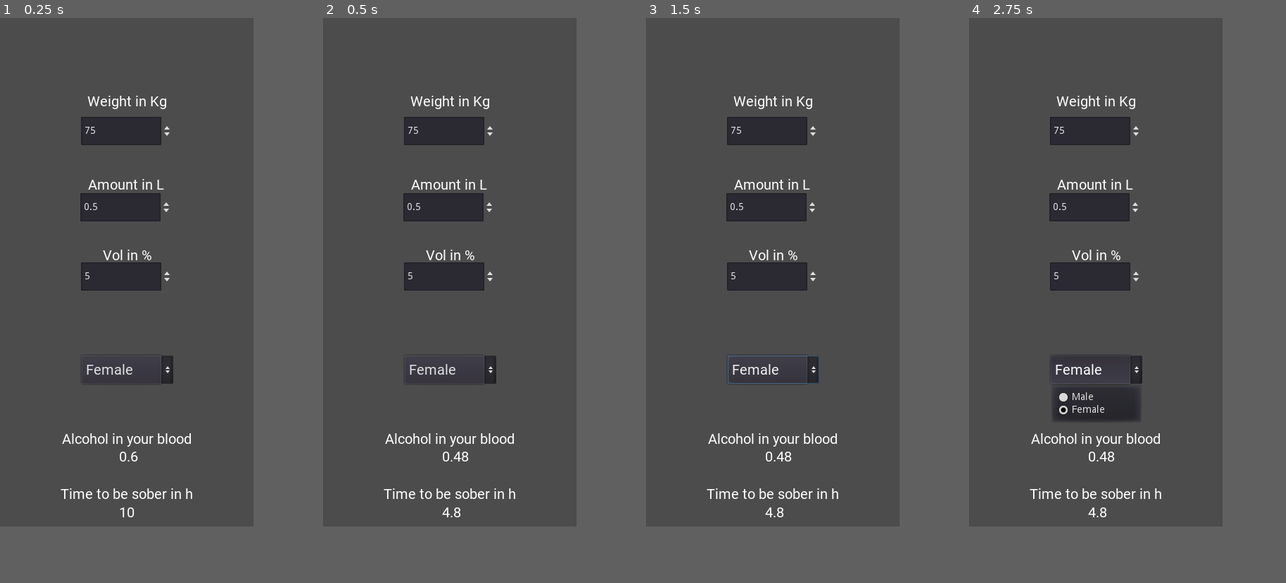
Above: before the commit, frames 1-4 (left to right).
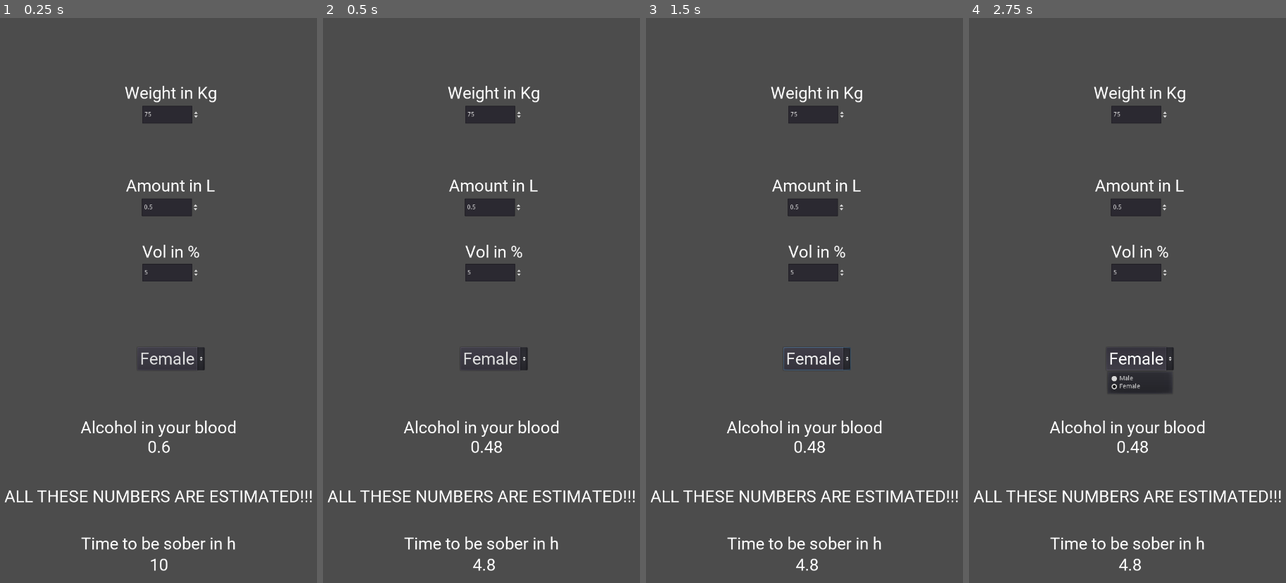
Above: after the commit, the same moments.

Repository: Sajeg/AlCalulator
Game: Godot game, scene res://Main.tscn
Two runs of this game, one before a commit and one after it. Both use one fixed random seed, a clock stepped at 60 frames per second and the inputs below.
Inputs:
- Up to frame 1 (0.25 s): no input
- Up to frame 2 (0.5 s): no input
- Up to frame 3 (1.5 s): click "Female" at 0.5 s; click "Female" at 1.25 s
- Up to frame 4 (2.75 s): click "Female" at 2 s
In our replay, the window is 360x720 before the commit and 450x800 after it. These sizes can differ from the game's own. Grey fills any space a smaller window leaves; there, only what the larger window draws over its background counts as a difference.

The runs differ from the first frame. In frame 1, 8.1% of the frame differs, in the area x 1-99%, y 12-98%; in frame 2, 8.1%; in frame 3, 8.2%; in frame 4, 10%.

Commit message:
fixed UI

Diff:
--- a/Main.tscn
+++ b/Main.tscn
@@ -13,9 +13,9 @@
 anchor_top = 0.5
 anchor_right = 0.5
 anchor_bottom = 0.5
-margin_left = -134.0
-margin_top = -254.0
-margin_right = 135.0
+margin_left = -212.0
+margin_top = -493.0
+margin_right = 269.0
 margin_bottom = 158.0
 
 [node name="Weight" type="Control" parent="Buttons"]
@@ -23,14 +23,14 @@
 anchor_right = 0.5
 margin_left = -37.5
 margin_right = 37.5
-margin_bottom = 74.0
+margin_bottom = 92.0
 
 [node name="Label" type="Label" parent="Buttons/Weight"]
 anchor_left = 0.5
 anchor_right = 0.5
-margin_left = -56.5
-margin_right = 56.5
-margin_bottom = 24.0
+margin_left = -105.0
+margin_right = 105.0
+margin_bottom = 46.0
 custom_fonts/font = ExtResource( 2 )
 text = "Weight in Kg"
 __meta__ = {
@@ -58,16 +58,16 @@
 anchor_right = 0.5
 anchor_bottom = 0.5
 margin_left = -38.5
-margin_top = -88.0
+margin_top = -115.5
 margin_right = 36.5
-margin_bottom = -24.0
+margin_bottom = -23.5
 
 [node name="Label" type="Label" parent="Buttons/Amount"]
 anchor_left = 0.5
 anchor_right = 0.5
-margin_left = -54.0
-margin_right = 54.0
-margin_bottom = 24.0
+margin_left = -101.0
+margin_right = 101.0
+margin_bottom = 46.0
 custom_fonts/font = ExtResource( 2 )
 text = "Amount in L"
 __meta__ = {
@@ -91,20 +91,20 @@
 
 [node name="Vol" type="Control" parent="Buttons"]
 anchor_left = 0.5
-anchor_top = 0.5
-anchor_right = 0.5
-anchor_bottom = 0.5
+anchor_top = 1.0
+anchor_right = 0.5
+anchor_bottom = 1.0
 margin_left = -37.5
-margin_top = 12.0
+margin_top = -291.0
 margin_right = 37.5
-margin_bottom = 74.0
+margin_bottom = -201.0
 
 [node name="Label" type="Label" parent="Buttons/Vol"]
 anchor_left = 0.5
 anchor_right = 0.5
-margin_left = -35.0
-margin_right = 35.0
-margin_bottom = 24.0
+margin_left = -65.5
+margin_right = 65.5
+margin_bottom = 46.0
 custom_fonts/font = ExtResource( 2 )
 text = "Vol in %"
 __meta__ = {
@@ -130,9 +130,9 @@
 anchor_top = 1.0
 anchor_right = 0.5
 anchor_bottom = 1.0
-margin_left = -65.0
-margin_top = -40.0
-margin_right = 65.0
+margin_left = -76.5
+margin_top = -52.0
+margin_right = 76.5
 custom_fonts/font = ExtResource( 2 )
 text = "Female"
 items = [ "Male", null, false, 1, null, "Female", null, false, 2, null ]
@@ -144,7 +144,7 @@
 anchor_right = 0.5
 anchor_bottom = 1.0
 margin_left = -119.0
-margin_top = -136.0
+margin_top = -375.0
 margin_right = 120.0
 margin_bottom = -18.0
 
@@ -153,14 +153,14 @@
 anchor_right = 0.5
 margin_left = -86.5
 margin_right = 86.5
-margin_bottom = 39.0
+margin_bottom = 90.0
 
 [node name="Label" type="Label" parent="Result/Result"]
 anchor_left = 0.5
 anchor_right = 0.5
-margin_left = -92.0
-margin_right = 92.0
-margin_bottom = 24.0
+margin_left = -177.0
+margin_right = 177.0
+margin_bottom = 46.0
 custom_fonts/font = ExtResource( 2 )
 text = "Alcohol in your blood"
 __meta__ = {
@@ -172,9 +172,9 @@
 anchor_top = 1.0
 anchor_right = 0.5
 anchor_bottom = 1.0
-margin_left = -11.5
-margin_top = -14.0
-margin_right = 11.5
+margin_left = -26.0
+margin_top = -46.0
+margin_right = 26.0
 custom_fonts/font = ExtResource( 2 )
 text = "0.6"
 __meta__ = {
@@ -187,15 +187,15 @@
 anchor_right = 0.5
 anchor_bottom = 1.0
 margin_left = -82.5
-margin_top = -40.0
+margin_top = -94.0
 margin_right = 82.5
 
 [node name="Label" type="Label" parent="Result/Sober"]
 anchor_left = 0.5
 anchor_right = 0.5
-margin_left = -94.0
-margin_right = 94.0
-margin_bottom = 24.0
+margin_left = -176.0
+margin_right = 176.0
+margin_bottom = 46.0
 custom_fonts/font = ExtResource( 2 )
 text = "Time to be sober in h"
 
@@ -204,11 +204,23 @@
 anchor_top = 1.0
 anchor_right = 0.5
 anchor_bottom = 1.0
-margin_left = -11.5
-margin_top = -14.0
-margin_right = 11.5
+margin_left = -21.0
+margin_top = -46.0
+margin_right = 21.0
 custom_fonts/font = ExtResource( 2 )
 text = "10"
+
+[node name="Label" type="Label" parent="Result"]
+anchor_left = 0.5
+anchor_top = 0.5
+anchor_right = 0.5
+anchor_bottom = 0.5
+margin_left = -350.5
+margin_top = -23.0
+margin_right = 350.5
+margin_bottom = 23.0
+custom_fonts/font = ExtResource( 2 )
+text = "ALL THESE NUMBERS ARE ESTIMATED!!!"
 
 [connection signal="value_changed" from="Buttons/Weight/input" to="." method="_on_weights_value_changed"]
 [connection signal="value_changed" from="Buttons/Amount/input" to="." method="_on_amount_value_changed"]
--- a/font.tres
+++ b/font.tres
@@ -3,5 +3,5 @@
 [ext_resource path="res://Roboto-Regular.ttf" type="DynamicFontData" id=1]
 
 [resource]
-size = 20
+size = 38
 font_data = ExtResource( 1 )
--- a/project.godot
+++ b/project.godot
@@ -16,8 +16,8 @@
 
 [display]
 
-window/size/width=360
-window/size/height=720
+window/size/width=720
+window/size/height=1280
 window/handheld/orientation="portrait"
 
 [gui]
